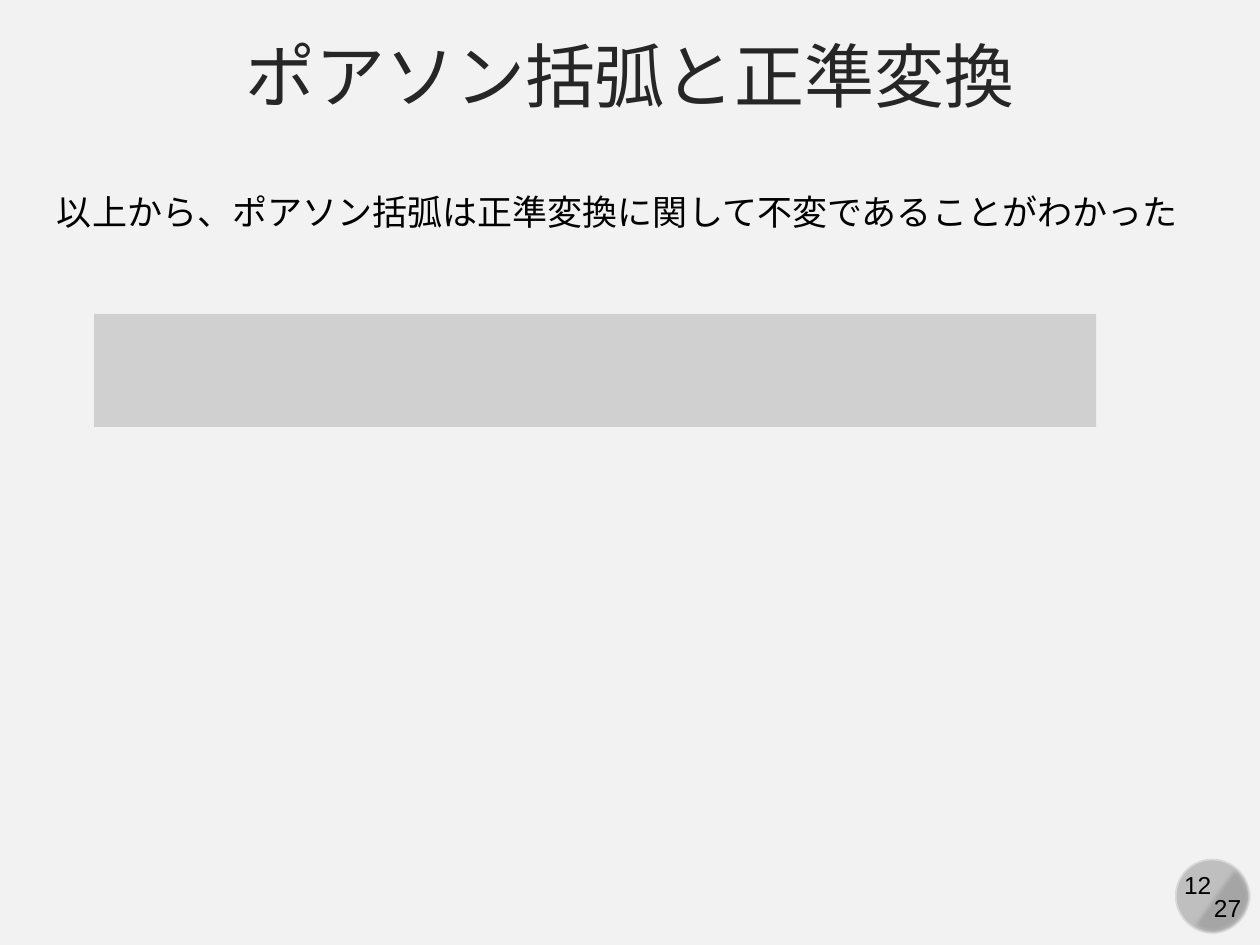
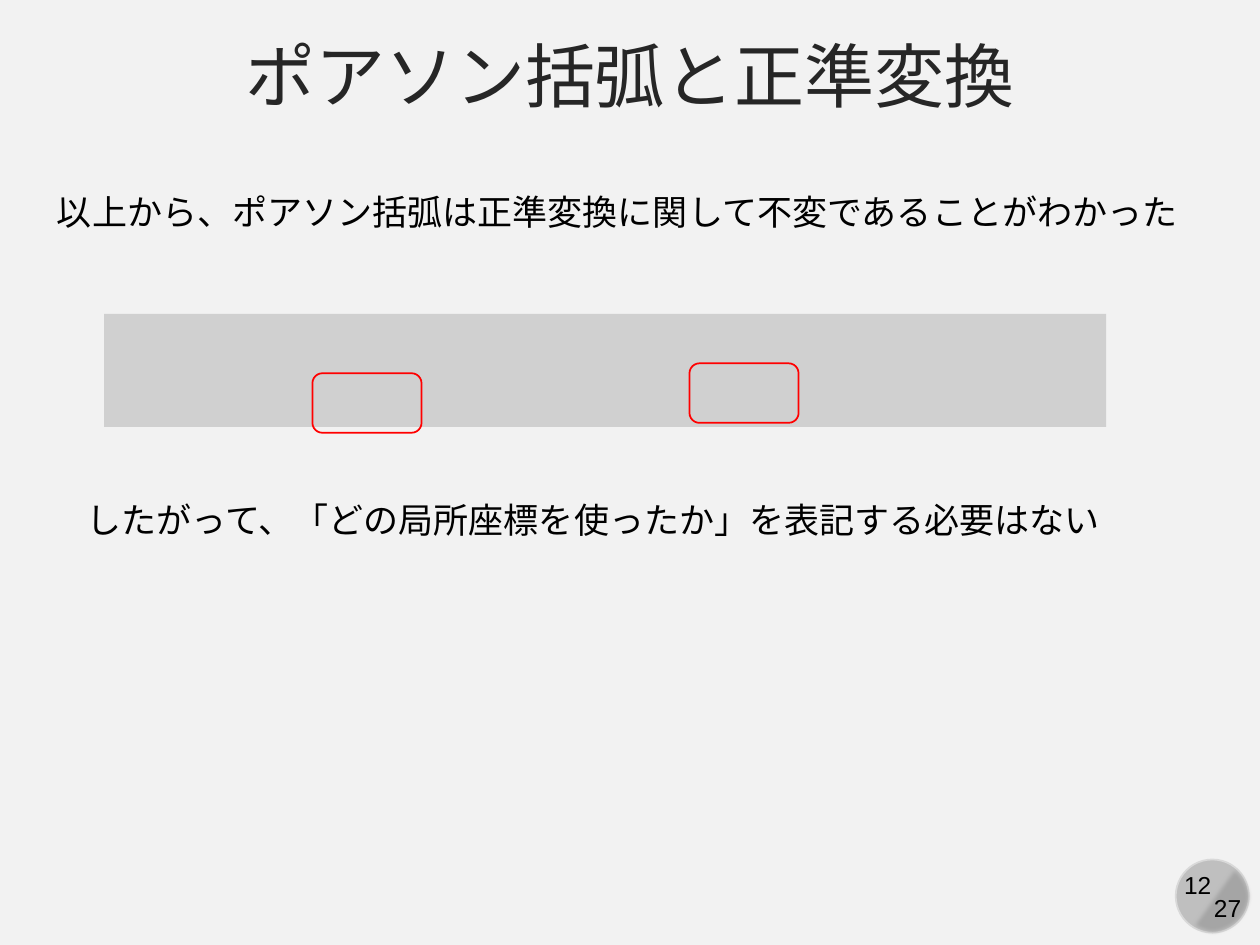
Before and after one commit to kaityo256/classical_mechanics, a slide deck: slide 12 of poisson/fig/slide.pptx. Drawn at 1260x945 pixels with LibreOffice and Linux fonts; fonts in the diff are those of the drawing; grey boxes stand for pictures. Boxes give left, top, right and bottom in pixels: in the first picture for what was removed or moved away, otherwise in the second. Text is boxed around its words. In the diff, an @@ line names an element or a change of style, - is before the commit and + after.

```diff
--- a/poisson/fig/slide.pptx
+++ b/poisson/fig/slide.pptx
@@ picture: place and size @@
-picture at bbox=[94, 314, 1096, 427]
+picture at bbox=[105, 314, 1106, 427]
@@ rounded rectangle added at bbox=[312, 373, 422, 432], outline #FF0000 1 pt @@
@@ rounded rectangle added at bbox=[689, 363, 799, 422], outline #FF0000 1 pt @@
@@ text added at bbox=[87, 503, 1100, 536], 20 pt, text #000000 @@
+したがって、「どの局所座標を使ったか」を表記する必要はない
```
Also in this commit, not shown: 4 slides added, 1 other file.
